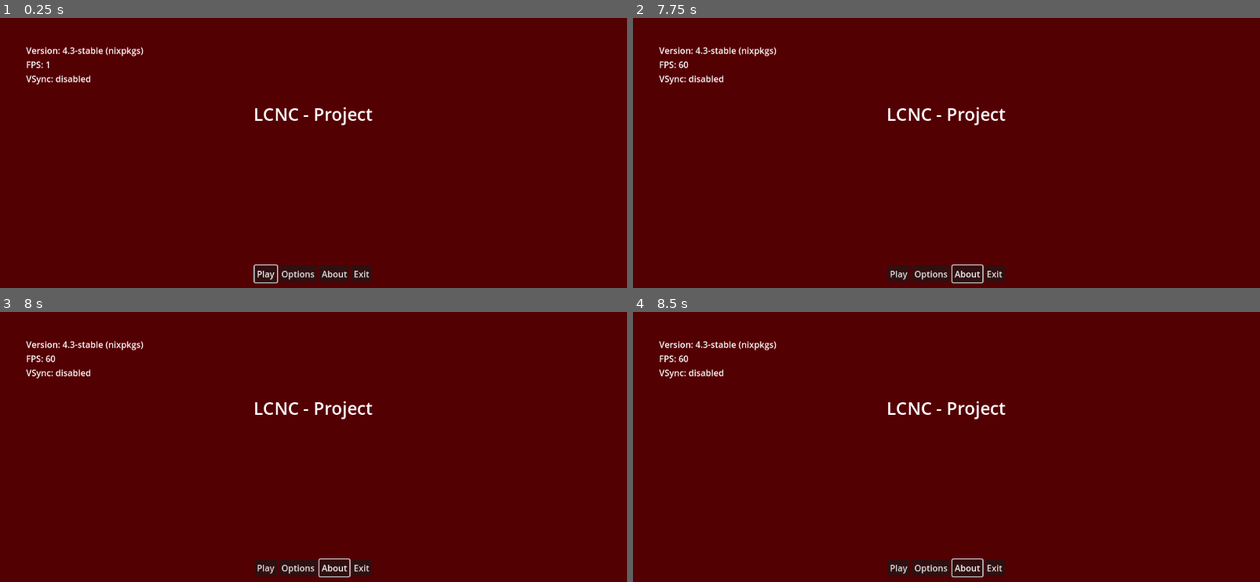
Above: before the commit, frames 1-4 (two rows, left to right).
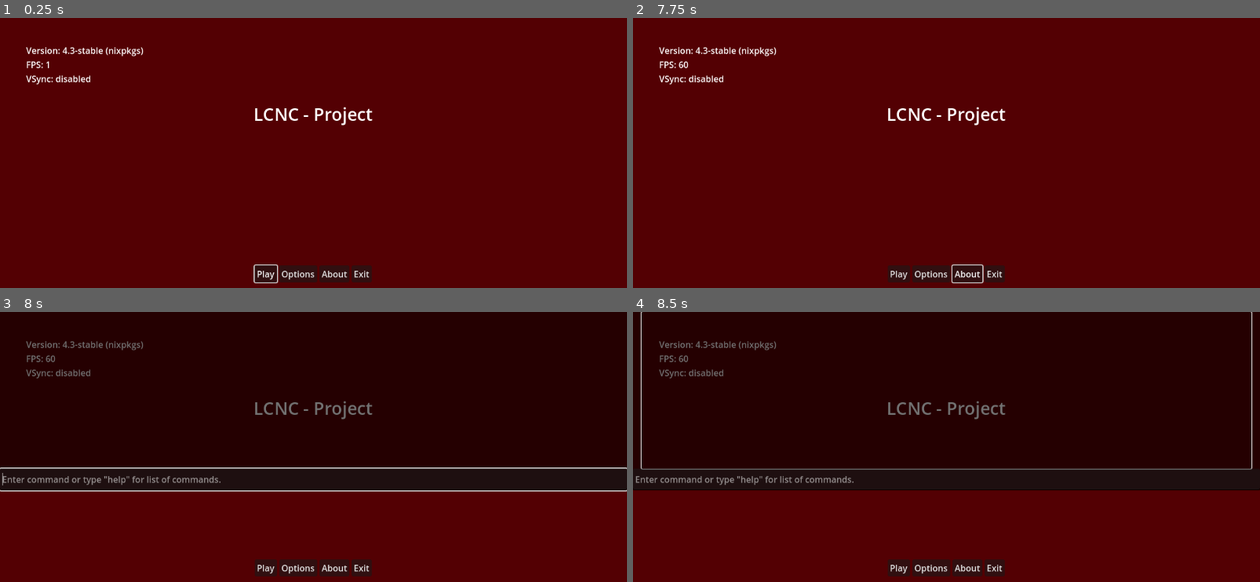
Above: after the commit, the same moments.

Repository: miklaskarjalainen/KioskKnockout
Game: Godot game, scene res://src/scenes/titlescreen.tscn
The game is run twice, just before and just after one commit, with the same random seed, the same clock (stepped at 60 frames per second) and the same inputs.
Inputs (mouse positions are in pixels of both pictures, inside the frame that each line leads up to):
- Up to frame 1 (0.25 s): no input
- Up to frame 2 (7.75 s): click "Play" at 0.5 s; click "Play" at 1.25 s; click "Play" at 2 s; click "Options" at 2.75 s; click "About" at 3.5 s; move the mouse to (1084, 177) at 4.27 s; click (1084, 177) at 4.42 s; move the mouse to (821, 212) at 5.02 s; click (821, 212) at 5.17 s; move the mouse to (1009, 117) at 5.77 s; click (1009, 117) at 5.92 s; move the mouse to (915, 263) at 6.52 s; click (915, 263) at 6.67 s; move the mouse to (1134, 247) at 7.27 s; click (1134, 247) at 7.42 s
- Up to frame 3 (8 s): tap F1 (kb_toggle_console, bound only after the commit) at 7.9 s
- Up to frame 4 (8.5 s): move the mouse to (758, 436) at 8.02 s; click (758, 436) at 8.17 s

Frames 1-2 are identical in both runs. In frame 3, 67% of the frame differs, in the area x 0-100%, y 0-99%; in frame 4, 66%.

Commit message:
Add a developer console.

Diff:
--- a/project.godot
+++ b/project.godot
@@ -20,6 +20,7 @@
 Debug="*res://src/singletons/Debug.tscn"
 Global="*res://src/singletons/Global.gd"
 SettingsManager="*res://src/singletons/SettingsManager.gd"
+Console="*res://src/singletons/Console.tscn"
 
 [input]
 
@@ -63,6 +64,11 @@
 "events": [Object(InputEventKey,"resource_local_to_scene":false,"resource_name":"","device":-1,"window_id":0,"alt_press …(191 unchanged characters)…
 ]
 }
+kb_toggle_console={
+"deadzone": 0.5,
+"events": [Object(InputEventKey,"resource_local_to_scene":false,"resource_name":"","device":-1,"window_id":0,"alt_pressed":false,"shift_pressed":false,"ctrl_pressed":false,"meta_pressed":false,"pressed":false,"keycode":0,"physical_keycode":4194332,"key_label":0,"unicode":0,"location":0,"echo":false,"script":null)
+]
+}
 joy_pause={
 "deadzone": 0.5,
 "events": []
--- /dev/null
+++ b/src/singletons/Console.gd
@@ -0,0 +1,75 @@
+extends Control
+
+var commands: Dictionary = {}
+
+var _previous_focus: Control = null
+@onready var _output_text: RichTextLabel = $output
+@onready var _input_text: LineEdit = $input
+
+func toggle_visibility() -> void:
+	visible = not visible
+	if visible:
+		_move_position_to_be_last_child()
+		_previous_focus = get_viewport().gui_get_focus_owner()
+		_input_text.grab_focus()
+	else:
+		_input_text.release_focus()
+		if _previous_focus:
+			_previous_focus.grab_focus()
+
+func message(msg: String, args := []):
+	_output_text.add_text(msg)
+	for i in args:
+		_output_text.add_text("%s" % [i])
+	_output_text.add_text("\n")
+
+func warning(msg: String, args := []):
+	_output_text.push_color(Color.ORANGE)
+	message(msg, args)
+	_output_text.pop()
+
+func error(msg: String, args := []):
+	_output_text.push_color(Color.RED)
+	message(msg, args)
+	_output_text.pop()
+
+func clear():
+	_output_text.clear()
+
+func add_command(n: String, cmd: Cmd):
+	commands[n] = cmd
+
+func _move_position_to_be_last_child() -> void:
+	var child_count = get_parent().get_child_count()
+	get_parent().move_child(self, child_count - 1)
+
+func _ready() -> void:
+	visible = false
+	Cmd.initialize_commands()
+
+func _physics_process(delta: float) -> void:
+	if Input.is_action_just_pressed("kb_toggle_console"):
+		toggle_visibility()
+
+func _on_input_text_submitted(new_text: String) -> void:
+	if new_text.is_empty():
+		return
+
+	var cmd_args := new_text.split(" ")
+	var cmd_name := cmd_args[0]
+	cmd_args.remove_at(0)
+	_input_text.clear()
+
+	if not commands.has(cmd_name):
+		error("No command '%s' exists!" % cmd_name)
+		return
+
+	var arg_count = commands[cmd_name].arg_count
+	if cmd_args.size() < arg_count:
+		if arg_count == 1:
+			error("Command '%s' requires at least one argument!" % [cmd_name])
+		else:
+			error("Command '%s' requires at least %s arguments!" % [cmd_name, arg_count])
+		return
+
+	commands[cmd_name].fn.call(cmd_args)
--- /dev/null
+++ b/src/singletons/Console.tscn
@@ -0,0 +1,47 @@
+[gd_scene load_steps=2 format=3 uid="uid://qok2pqrsc10t"]
+
+[ext_resource type="Script" path="res://src/singletons/Console.gd" id="1_3jvy8"]
+
+[node name="DeveloperConsole" type="Control"]
+z_index = 10
+layout_mode = 3
+anchors_preset = 15
+anchor_right = 1.0
+anchor_bottom = 1.0
+grow_horizontal = 2
+grow_vertical = 2
+script = ExtResource("1_3jvy8")
+
+[node name="bg" type="ColorRect" parent="."]
+layout_mode = 1
+anchors_preset = -1
+anchor_right = 1.0
+anchor_bottom = 0.506
+offset_bottom = 0.111969
+mouse_filter = 2
+color = Color(0, 0, 0, 0.552941)
+metadata/_edit_lock_ = true
+
+[node name="output" type="RichTextLabel" parent="."]
+layout_mode = 1
+anchors_preset = -1
+anchor_left = 0.0138889
+anchor_right = 0.986111
+anchor_bottom = 0.444444
+focus_mode = 2
+bbcode_enabled = true
+scroll_following = true
+autowrap_mode = 2
+selection_enabled = true
+metadata/_edit_use_anchors_ = true
+
+[node name="input" type="LineEdit" parent="."]
+layout_mode = 1
+anchors_preset = -1
+anchor_top = 0.444444
+anchor_right = 1.0
+anchor_bottom = 0.506173
+placeholder_text = "Enter command or type \"help\" for list of commands."
+metadata/_edit_use_anchors_ = true
+
+[connection signal="text_submitted" from="input" to="." method="_on_input_text_submitted"]
--- /dev/null
+++ b/src/singletons/Console/Commands.gd
@@ -0,0 +1,51 @@
+extends GDScript
+class_name Cmd
+
+var fn: Callable
+var arg_count: int
+var help_text: String
+
+func _init(p_fn: Callable, p_args: int, p_help: String):
+	fn = p_fn
+	arg_count = p_args
+	help_text = p_help
+
+static func initialize_commands():
+	Console.add_command(
+		"help",
+		Cmd.new(
+			func(args: Array[String]):
+				Console.message("you called out for help")
+				pass,
+			0,
+			"this is help"
+			),
+	)
+
+	Console.add_command(
+		"echo",
+		Cmd.new(
+			func(args: Array[String]):
+				var t := ""
+				for a in args:
+					t += a + " "
+				t.rstrip(" ")
+				Console.message(t)
+				pass,
+			1,
+			"Prints the arguments to the console."
+			),
+	)
+
+	Console.add_command(
+		"clear",
+		Cmd.new(
+			func(args: Array[String]):
+				Console.clear()
+				pass,
+			0,
+			"Clears the console..."
+			),
+	)
+
+	pass
